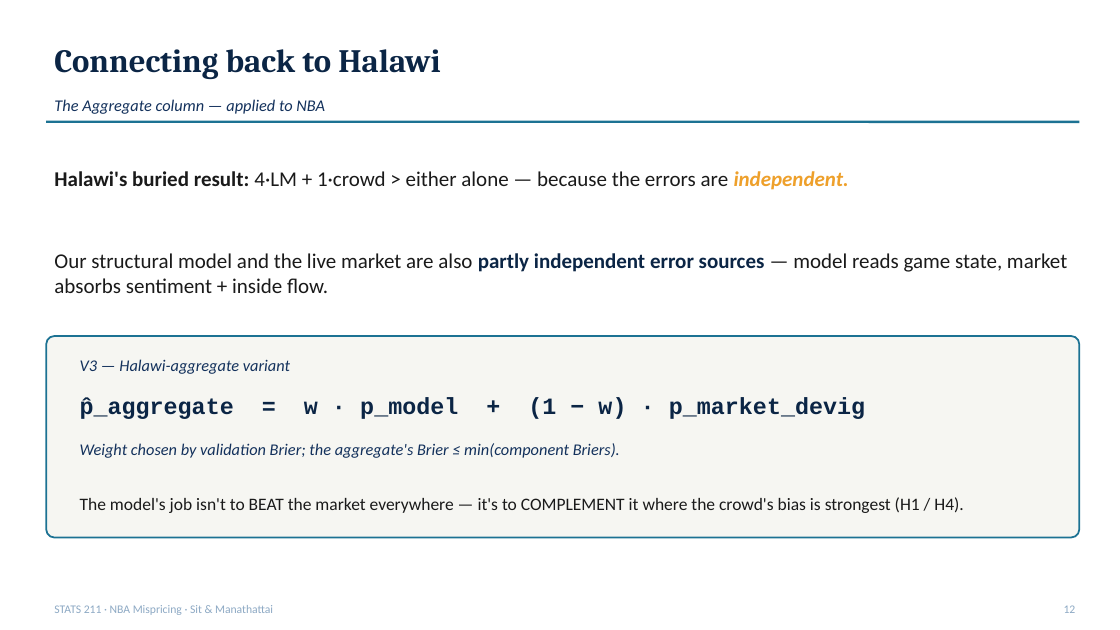
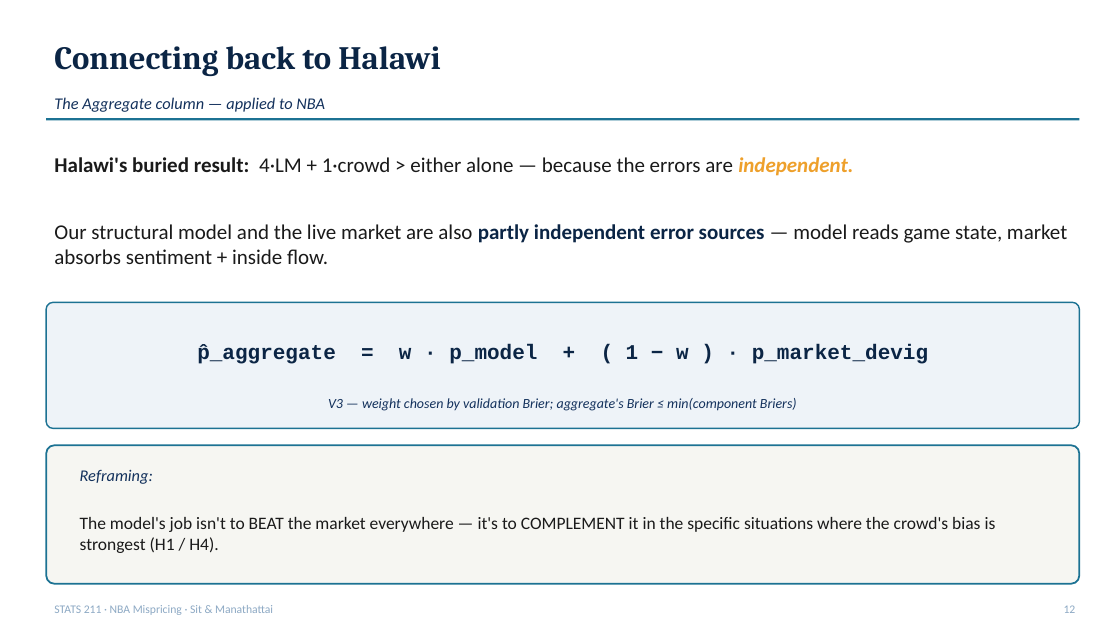
Before and after one commit to ivan-sit/live-nba-market-mispricing-detection, a slide deck: slide 12 of slides/final_deck.pptx. Drawn at 1120x630 pixels with LibreOffice and Linux fonts; fonts in the diff are those of the drawing. Boxes give left, top, right and bottom in pixels: in the first picture for what was removed or moved away, otherwise in the second. Text is boxed around its words. In the diff, an @@ line names an element or a change of style, - is before the commit and + after.

Commit message:
Deck: real PNG figures + formula boxes (replace placeholders)
- scripts/generate_slide_figures.py: matplotlib renderer for all deck PNGs in the
  project palette (NAVY/DEEP/TEAL/SKY/CREAM/ACCENT/INK)
- slides/figures/ (all new):
  · reliability_v2.png      — V2 reliability diagram on 2024-25 (Brier 0.149, ECE 0.008)
  · v5_shifts.png           — H1 / H4 bar chart with 95% CI error bars
  · pilot_roi.png           — SAS@OKC model vs baselines ROI bars
  · liquidity_sample.png    — paired bars: liquid sportsbook vs stale Kalshi
  · pipeline_flow.png       — system flowchart (PBP/odds -> p_hat / p_market -> edge -> backtest)
- slides/build.js: embed all 5 PNGs at the right slides; add prominent formula
  boxes for V2 (p_hat = isotonic(XGB(x))), V5 shift (delta p over 60s), backtest
  (edge, de-vig, Kelly), and V3 Halawi-aggregate
- slides/final_deck.pptx: regenerated (658 KB) with figures + formulas embedded

```diff
--- a/slides/final_deck.pptx
+++ b/slides/final_deck.pptx
@@ text "Halawi's buried result: 4·LM + ..." rewrapped from box(54, 171, 849, 190) to box(54, 157, 853, 176) @@
@@ text "Our structural model and the ...": place and size @@
-text "Our structural model and the ..." at box(54, 253, 1067, 293)
+text "Our structural model and the ..." at box(54, 224, 1067, 264)
@@ rounded rectangle added at box(46, 302, 1080, 429), fill #EEF3F8, outline #1C7293 1.2 pt @@
@@ text removed at box(80, 359, 290, 374) @@
-V3 — Halawi-aggregate variant
@@ text at box(197, 344, 928, 366): text changed; size 20 to 18 pt @@
-p̂_aggregate = w · p_model + (1 − w) · p_market_devig
+p̂_aggregate = w · p_model + ( 1 − w ) · p_market_devig
@@ text at box(328, 398, 797, 411): text changed; size 14 to 12 pt @@
-Weight chosen by validation Brier; the aggregate's Brier ≤ min(component Briers).
+V3 — weight chosen by validation Brier; aggregate's Brier ≤ min(component Briers)
@@ rounded rectangle: place and size @@
-rounded rectangle at box(46, 336, 1080, 538)
+rounded rectangle at box(46, 445, 1080, 584)
@@ rounded rectangle at box(46, 445, 1080, 584): proportions changed @@
@@ text added at box(80, 470, 153, 484), 14 pt, text #13315C, italic @@
+Reframing:
@@ text at box(80, 517, 996, 553): text changed @@
-The model's job isn't to BEAT the market everywhere — it's to COMPLEMENT it where the crowd's bias is strongest (H1 / H4).
+The model's job isn't to BEAT the market everywhere — it's to COMPLEMENT it in the specific situations where the crowd's bias is strongest (H1 / H4).
```
Also in this commit, not shown: 12 other slides changed, 7 other files.
